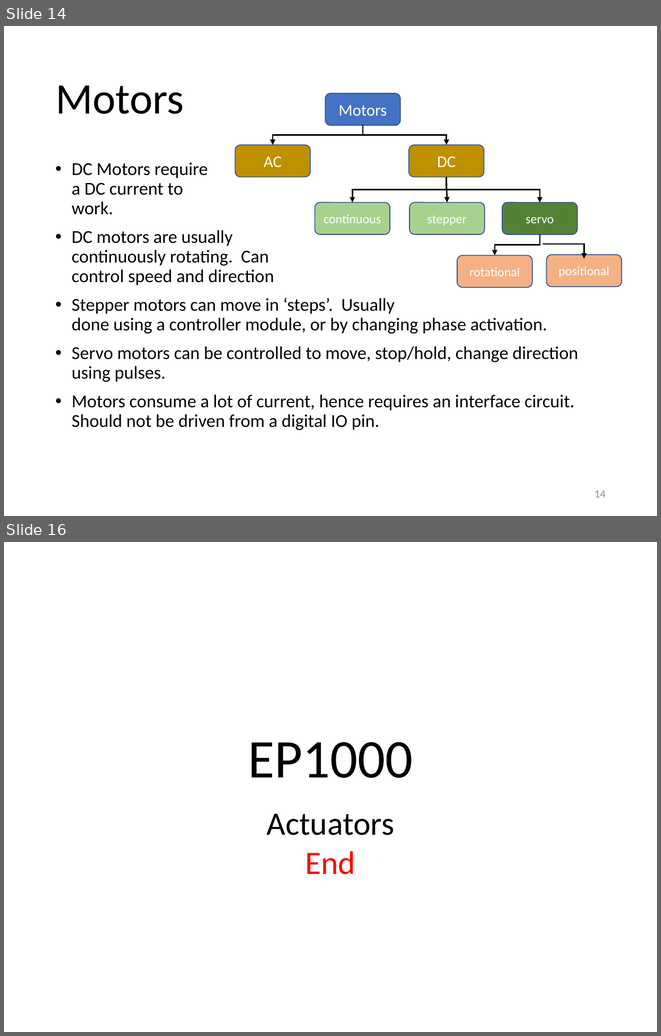
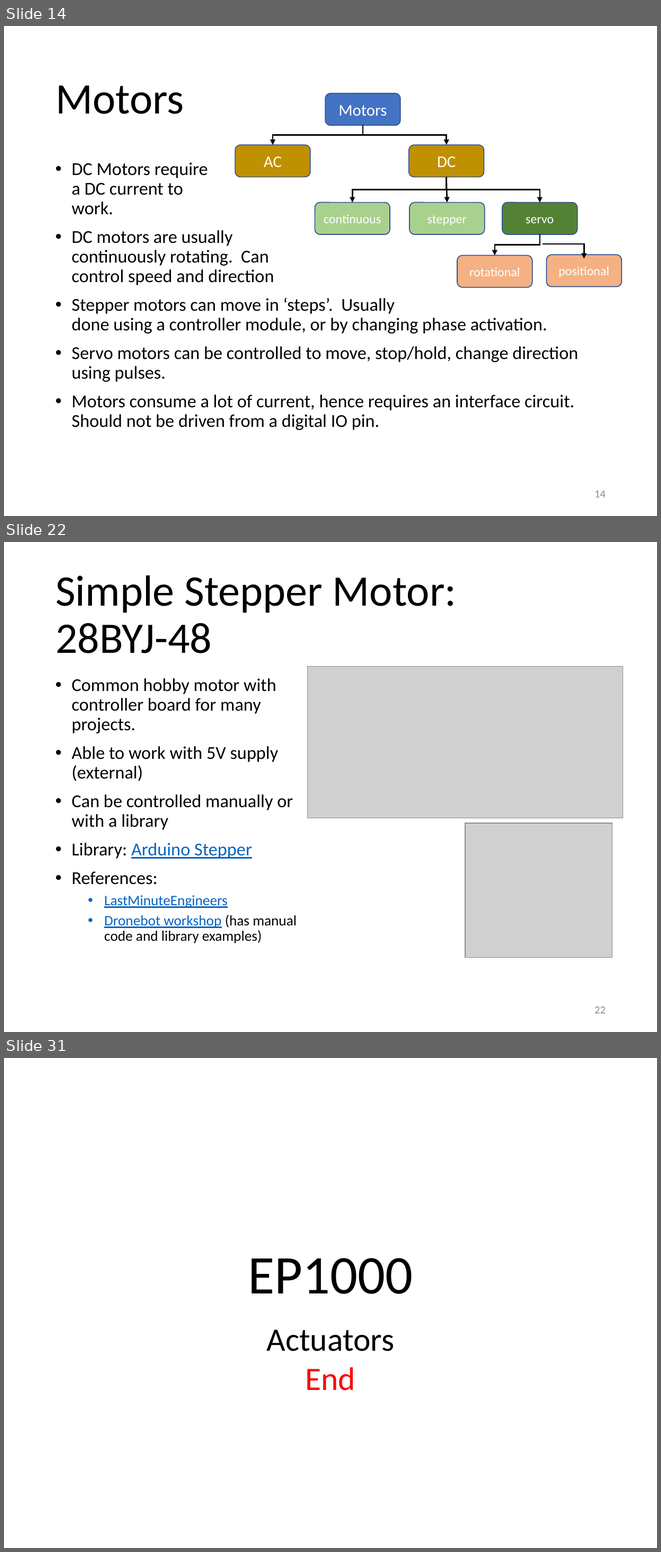
Before and after one commit to RDorville/digfab, a slide deck: presentations/ep1000_actuators/ep1000_actuators.pptx. Shown one above the other, each under a label of ours: slides 14 and 16 before the commit, slides 14, 22 and 31 after it; the slides between them are not shown. The pictures are 661x1036 and 661x1552 pixels, drawn with LibreOffice and Linux fonts; fonts in the diff are those of the drawing; grey boxes stand for pictures; background and template pictures are left out. Boxes give left, top, right and bottom in pixels: in the first picture for what was removed or moved away, otherwise in the second. Text is boxed around its words. In the diff, an @@ line names an element or a change of style, - is before the commit and + after.

```diff
--- a/presentations/ep1000_actuators/ep1000_actuators.pptx
+++ b/presentations/ep1000_actuators/ep1000_actuators.pptx
@@ slide 22 added at bbox=[4, 542, 657, 1032], background #FFFFFF @@
@@ title added at bbox=[55, 575, 457, 653], 48 pt, text #000000 @@
+Simple Stepper Motor: 28BYJ-48
@@ picture added at bbox=[308, 666, 623, 818] @@
@@ text added at bbox=[72, 678, 297, 943], 20 pt, text #000000 @@
+• Common hobby motor with controller board for many projects.
+• Able to work with 5V supply (external)
+• Can be controlled manually or with a library
+• Library: Arduino Stepper
+• References:
+  • LastMinuteEngineers
+  • Dronebot workshop (has manual code and library examples)
@@ picture added at bbox=[465, 823, 612, 958] @@
@@ page number added at bbox=[594, 1006, 606, 1013], 12 pt, text #8C8C8C @@
+22
@@ what was slide 16 is now slide 31 @@
```
Also in this commit, not shown: 1 slide changed, 14 other slides added, 11 other files.
